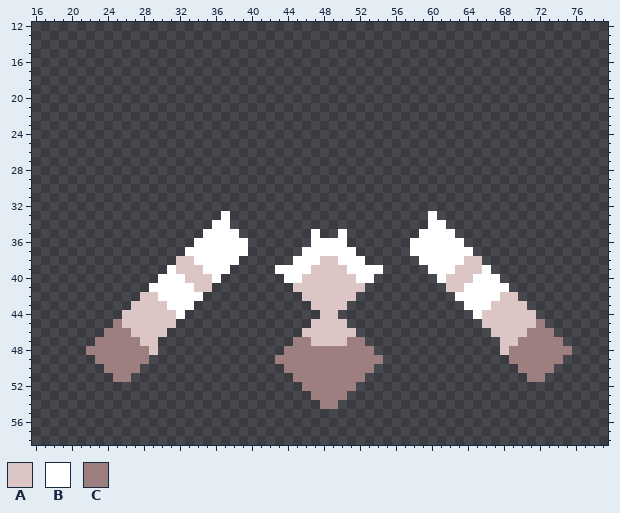
One commit to this sprite sheet: sprites/units/t1/amic-cell.png. Above, as it was before the edit.
The file is 98x68 pixels. Shown: x 16..79, y 12..58.
Palette (. is transparent): A #dbc5c5  B #ffffff  C #9d7f7f
Pixels before (only the part around the change), first column x 16:
12 ................................................................
13 ................................................................
14 ................................................................
15 ................................................................
16 ................................................................
17 ................................................................
18 ................................................................
19 ................................................................
20 ................................................................
21 ................................................................
22 ................................................................
23 ................................................................
24 ................................................................
25 ................................................................
26 ................................................................
27 ................................................................
28 ................................................................
29 ................................................................
30 ................................................................
31 ................................................................
32 ................................................................
33 .....................B......................B...................
34 ....................BB......................BB..................
35 ...................BBBB........B..B........BBBB.................
36 ..................BBBBBB.......BBBB.......BBBBBB................
37 .................BBBBBBB......BBBBBB......BBBBBBB...............
38 ................AABBBBB......BBBAABBB......BBBBBAA..............
39 ...............BAAABBB.....BBBBAAAABBBB.....BBBAAAB.............
40 ..............BBBAAAB.......BBAAAAAABB.......BAAABBB............
41 .............BBBBBAA.........AAAAAAAA.........AABBBBB...........
42 ............AABBBBB...........AAAAAA...........BBBBBAA..........
43 ...........AAAABBB.............AAAA.............BBBAAAA.........
44 ..........AAAAAAB...............AA...............BAAAAAA........
45 .........CAAAAAA...............AAAA...............AAAAAAC.......
46 ........CCCAAAA...............AAAAAA...............AAAACCC......
47 .......CCCCCAA...............CCAAAACC...............AACCCCC.....
48 ......CCCCCCCA..............CCCCCCCCCC..............ACCCCCCC....
49 .......CCCCCC..............CCCCCCCCCCCC..............CCCCCC.....
50 ........CCCC................CCCCCCCCCC................CCCC......
51 .........CC..................CCCCCCCC..................CC.......
52 ..............................CCCCCC............................
53 ...............................CCCC.............................
54 ................................CC..............................
55 ................................................................
56 ................................................................
57 ................................................................
58 ................................................................
The result:
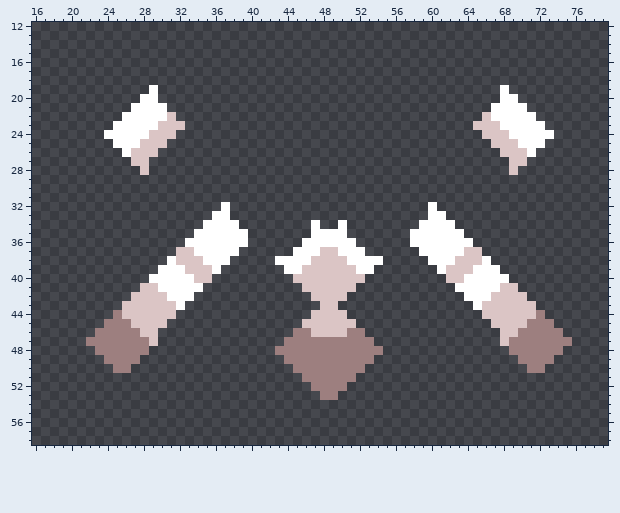
What changed:
There is now colour A in row 22 at x 31 and 66; in row 23 at x 30 to 32 and 65 to 67; in row 24 at x 29 to 31 and 66 to 68; in row 25 at x 28 to 30 and 67 to 69; in row 26 at x 27 to 29 and 68 to 70; in row 27 at x 27 to 28 and 69 to 70.
There is now colour A in row 28 at x 28 and 69; in row 37 at x 32 and 65; in row 41 at x 28 and 69; in row 42 at x 27 and 70; in row 43 at x 26 and 71; in row 44 at x 47 and 50.
There is now colour A in row 45 at x 46 and 51.
The edit turns colour B into colour A in row 37 at x 33, 48 to 49 and 64; in row 38 at x 34, 47, 50 and 63; in row 39 at x 35, 46, 51 and 62; in row 40 at x 45 and 52; in row 41 at x 29 and 68; in row 42 at x 30 and 67.
The edit turns colour B into colour A in row 43 at x 31 and 66.
There is now colour B in row 19 at x 29 and 68; in row 20 at x 28 to 29 and 68 to 69; in row 21 at x 27 to 30 and 67 to 70; in row 22 at x 26 to 30 and 67 to 71; in row 23 at x 25 to 29 and 68 to 72; in row 24 at x 24 to 28 and 69 to 73.
There is now colour B in row 25 at x 25 to 27 and 70 to 72; in row 26 at x 26 and 71; in row 32 at x 37 and 60; in row 33 at x 36 and 61; in row 34 at x 35, 38, 47, 50, 59 and 62; in row 35 at x 34, 39, 48 to 49, 58 and 63.
There is now colour B in row 36 at x 33, 46, 51 and 64; in row 37 at x 45 and 52; in row 38 at x 31, 43 to 44, 53 to 54 and 66; in row 39 at x 30 and 67; in row 40 at x 29 and 68.
The edit turns colour A into colour B in row 39 at x 32 and 65; in row 40 at x 33 and 64; in row 41 at x 34 and 63.
There is now colour C in row 44 at x 25 and 72; in row 45 at x 24 and 73; in row 46 at x 23, 45, 52 and 74; in row 47 at x 22, 44, 53 and 75; in row 48 at x 43 and 54.
The edit turns colour A into colour C in row 45 at x 26 and 71; in row 46 at x 27, 46, 51 and 70; in row 47 at x 28, 47 to 50 and 69.
The author cleared colour A in row 41 at x 35, 45, 52 and 62; in row 42 at x 46 and 51; in row 43 at x 47 and 50; in row 45 at x 31 and 66; in row 46 at x 30 and 67; in row 48 at x 29 and 68.
The author cleared colour B in row 37 at x 39 and 58; in row 38 at x 38 and 59; in row 39 at x 37, 43, 54 and 60; in row 40 at x 36, 44, 53 and 61; in row 42 at x 34 and 63; in row 43 at x 33 and 64.
The author cleared colour B in row 44 at x 32 and 65.
The author cleared colour C in row 48 at x 22 and 75; in row 49 at x 23, 28, 43, 54, 69 and 74; in row 50 at x 24, 27, 44, 53, 70 and 73; in row 51 at x 25 to 26, 45, 52 and 71 to 72; in row 52 at x 46 and 51; in row 53 at x 47 and 50.
The author cleared colour C in row 54 at x 48 to 49.
